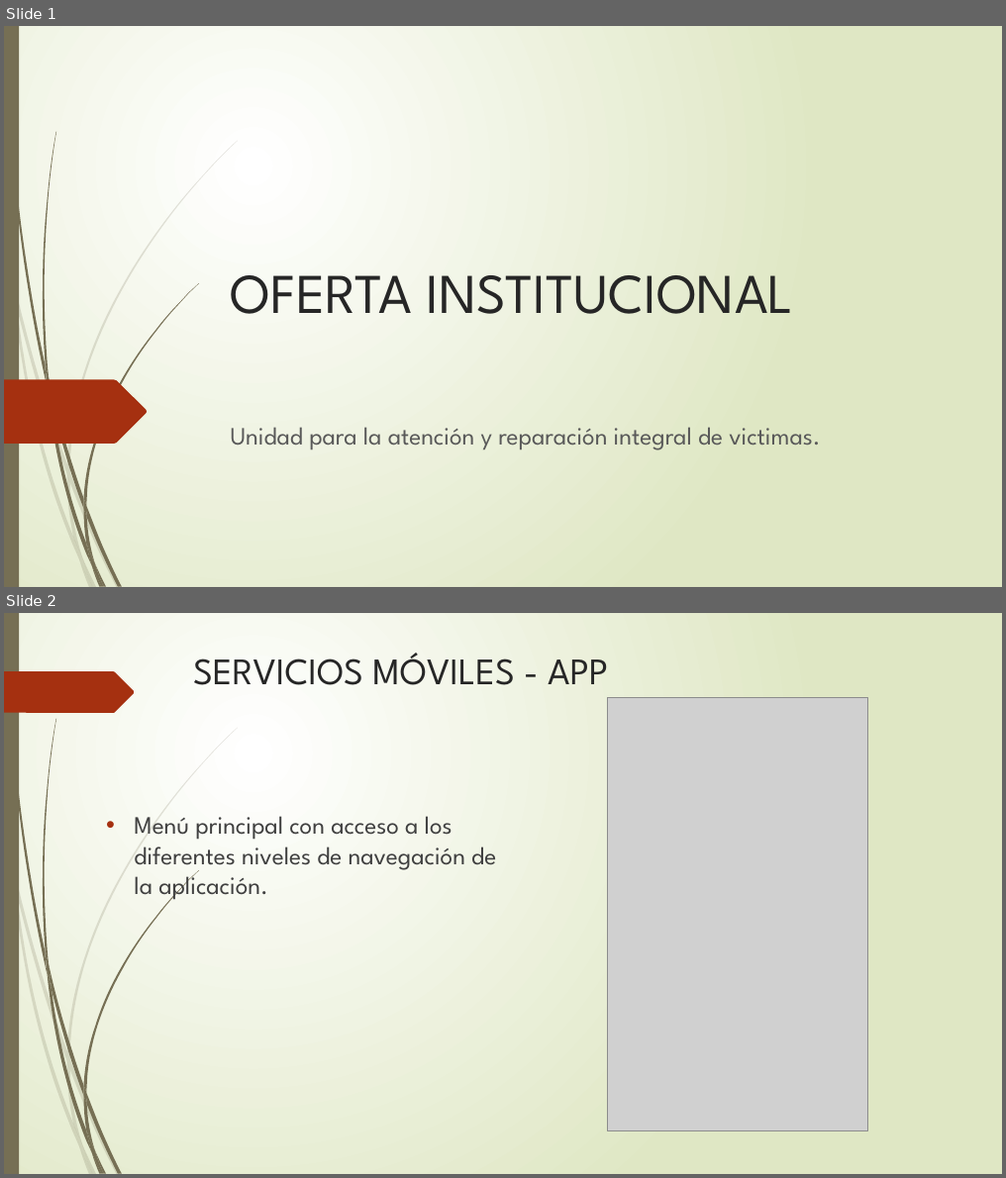
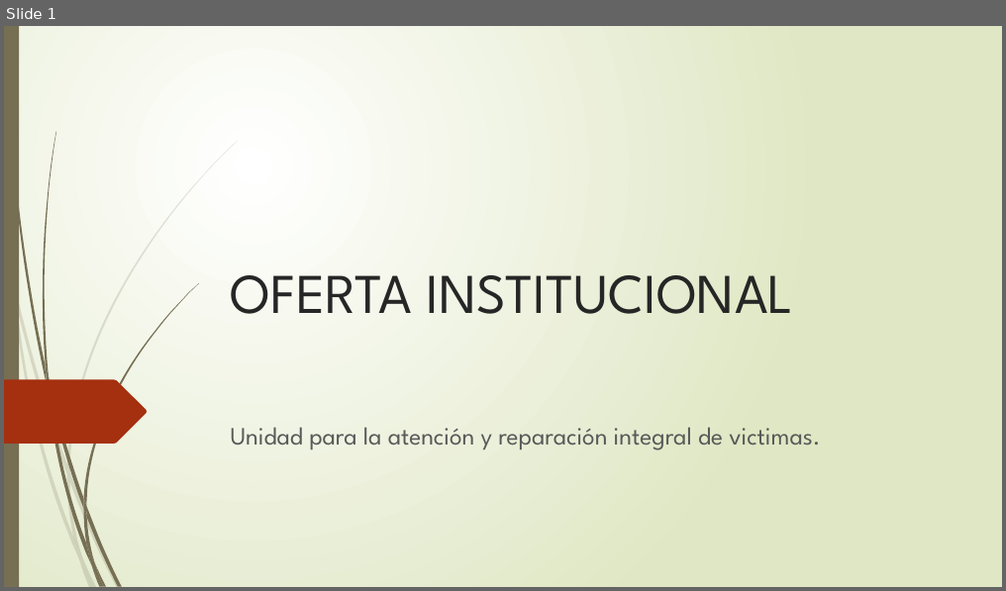
Before and after one commit to anfesmo/Oferta_Institucional, a slide deck: Presentación1.pptx. Shown one above the other, each under a label of ours: slides 1 and 2 before the commit, slide 1 after it. The pictures are 1006x1178 and 1006x591 pixels, drawn with LibreOffice and Linux fonts; fonts in the diff are those of the drawing; grey boxes stand for pictures. Boxes give left, top, right and bottom in pixels: in the first picture for what was removed or moved away, otherwise in the second. Text is boxed around its words. In the diff, an @@ line names an element or a change of style, - is before the commit and + after.

```diff
--- a/Presentación1.pptx
+++ b/Presentación1.pptx
@@ slide 2 removed at (x1=4, y1=613, x2=1002, y2=1174), background gradient #FFFFFF to #DFE8C4; not listed: 23 template elements that a slide beside it also shows @@
@@ freeform shape removed at (x1=4, y1=671, x2=135, y2=713) @@
@@ title removed at (x1=193, y1=653, x2=608, y2=685) @@
-SERVICIOS MÓVILES - APP
@@ picture removed at (x1=607, y1=697, x2=867, y2=1131) @@
@@ text removed at (x1=134, y1=816, x2=496, y2=902) @@
-• Menú principal con acceso a los diferentes niveles de navegación de la aplicación.
```
Also in this commit, not shown: 6 slides changed, 6 slides added, 2 other slides removed, 1 other file.
